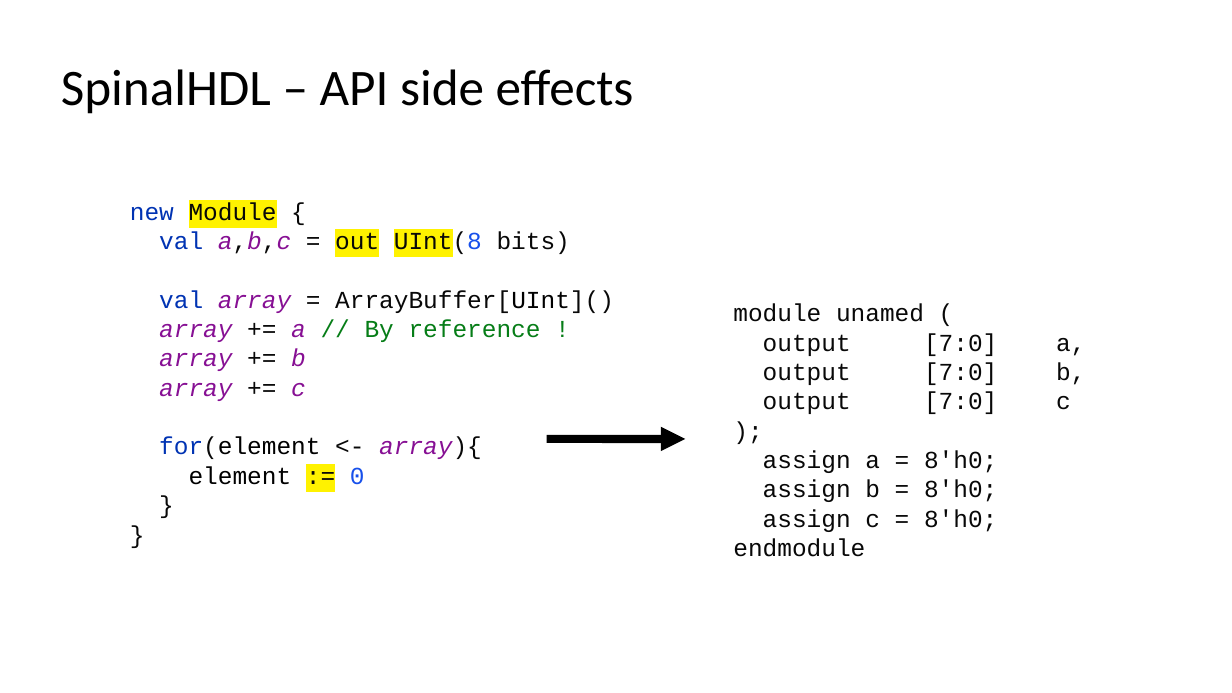
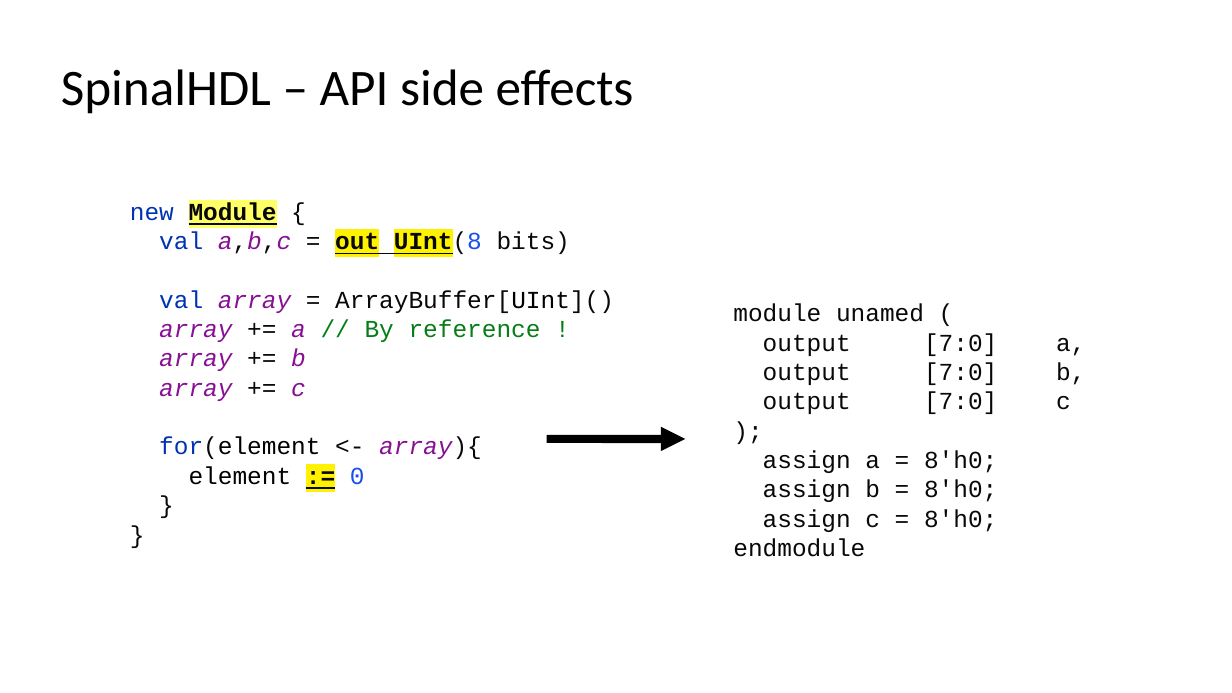
Before and after one commit to SpinalHDL/SpinalDoc, a slide deck: slide 14 of presentation/en/fsic_070722/fsic_070722.odp. Drawn at 1232x693 pixels with LibreOffice and Linux fonts; fonts in the diff are those of the drawing. Boxes give left, top, right and bottom in pixels: in the first picture for what was removed or moved away, otherwise in the second. Text is boxed around its words. In the diff, an @@ line names an element or a change of style, - is before the commit and + after.

```diff
--- a/presentation/en/fsic_070722/fsic_070722.odp
+++ b/presentation/en/fsic_070722/fsic_070722.odp
@@ text at (x1=130, y1=202, x2=570, y2=485): highlight #FFF200 to #FFFF66 in "Module"; bold on, underline on in "Module out UInt(8", ":=" @@
```
Also in this commit, not shown: 12 other slides changed, 4 slides added, 1 other file.
